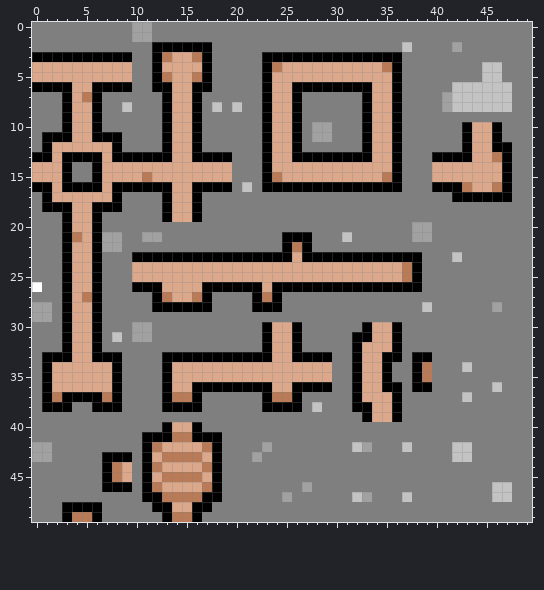
Two versions of one pixel-art sprite, data/map2.png. Above is the file before it was changed.
The file is 50x50 pixels. Colours within 5 levels of each other are drawn and written as one.
Now the later version:
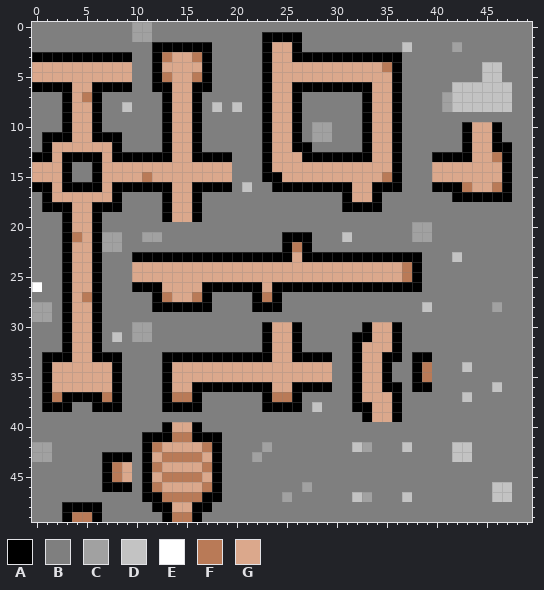
Palette (. is transparent): A #000000  B #7f7f7f  C #a1a1a1  D #c3c3c3  E #ffffff  F #b97a57  G #dba88c
Diff:
{"y":1,"x":23,"old":"BBBB","new":"AAAA"}
{"y":2,"x":23,"old":"BBBB","new":"AGGA"}
{"y":3,"x":24,"old":"AA","new":"GG"}
{"y":4,"x":24,"old":"F","new":"G"}
{"y":12,"x":27,"old":"B","new":"A"}
{"y":13,"x":26,"old":"A","new":"G"}
{"y":15,"x":24,"old":"F","new":"A"}
{"y":16,"x":23,"old":"A","new":"B"}
{"y":16,"x":32,"old":"AA","new":"GG"}
{"y":17,"x":31,"old":"BBBB","new":"AGGA"}
{"y":18,"x":31,"old":"BBBB","new":"AAAA"}
{"label":"changed","picture_box":[262,32,302,72]}
{"label":"changed","picture_box":[262,142,382,212]}
